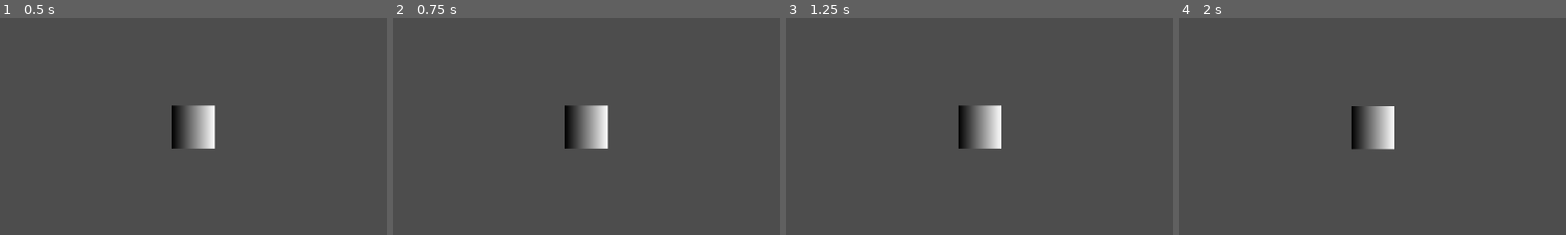
Above: before the commit, frames 1-4 (left to right).
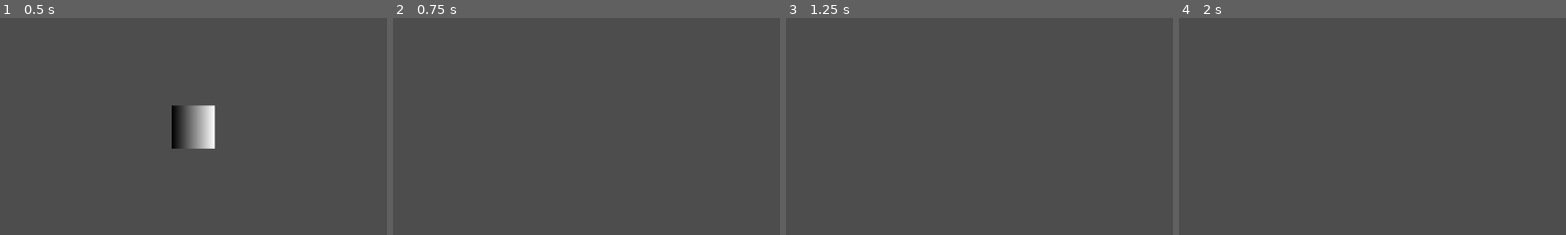
Above: after the commit, the same moments.

Repository: Alfenstein8/createjam
Game: Godot game, scene res://scenes/level.tscn
Two runs of this game, one before a commit and one after it. Both use one fixed random seed, a clock stepped at 60 frames per second and the inputs below. The project has no main scene, so this scene is started directly.
Inputs:
- Up to frame 1 (0.5 s): no input
- Up to frame 2 (0.75 s): tap Enter at 0.5 s; hold D (p1_right) from 0.53 s (still down)
- Up to frame 3 (1.25 s): keep holding D (p1_right)
- Up to frame 4 (2 s): tap Space at 1.25 s; release D (p1_right) at 1.28 s; hold S (p1_down) from 1.28 s (still down)
The pictures show only the part of the screen within x 20-70%, y 23-73%; the shares and areas given below are measured in that part.

Frame 1 is identical in both runs. In frame 2, 1.9% of the frame differs, in the area x 44-56%, y 40-61%; in frame 3, 1.8%; in frame 4, 1.8%.

Commit message:
Player movement working, collison turned off, hit signal implemented

Diff:
--- a/Scripts/player.gd
+++ b/Scripts/player.gd
@@ -1,13 +1,15 @@
 extends Node2D
 
 # Speed of the player, pixels moved
-@export var speed = 400
+@export var speed = 4000
 # Random atm, should be changed when variable is known
 var screen_size
+signal hit
 
 # Called when the node enters the scene tree for the first time.
 func _ready():
 	screen_size = get_viewport_rect().size
+
 
 
 
@@ -22,8 +24,26 @@
 		velocity.y += 1
 	if Input.is_action_pressed("p1_up"):
 		velocity.y -= 1
+
 	print(Input.is_action_pressed("p1_down"))
+	print(Input.is_action_pressed("p1_left"))
+	print(Input.is_action_pressed("p1_up"))
+	print(Input.is_action_pressed("p1_right"))
 
+	position += velocity * delta * speed
+	#position = position.clamp(Vector2.ZERO, screen_size)
 
-	position += velocity * delta
-	#position = position.clamp(Vector2.ZERO, screen_size)
+func _on_area_2d_body_entered(body):
+	pass # Replace with function body.
+
+func _on_body_entered(body):
+	hide() # Player disappears after being hit.
+	hit.emit()
+	# Must be deferred as we can't change physics properties on a physics callback.
+	$CollisionShape2D.set_deferred("disabled", true)
+
+	#Function to reset the players position after the game ends. Not sure if good for p2 as well?
+func start(pos):
+	position = pos
+	show()
+	$CollisionShape2D.disabled = false
--- a/scenes/player.tscn
+++ b/scenes/player.tscn
@@ -7,9 +7,18 @@
 [sub_resource type="GradientTexture2D" id="GradientTexture2D_tyfqc"]
 gradient = SubResource("Gradient_ggli0")
 
+[sub_resource type="CircleShape2D" id="CircleShape2D_p2klo"]
+
 [node name="Player" type="Node2D"]
 position = Vector2(518, 314)
 script = ExtResource("1_mrbx4")
 
 [node name="Sprite2D" type="Sprite2D" parent="."]
 texture = SubResource("GradientTexture2D_tyfqc")
+
+[node name="Area2D" type="Area2D" parent="."]
+
+[node name="CollisionShape2D" type="CollisionShape2D" parent="Area2D"]
+shape = SubResource("CircleShape2D_p2klo")
+
+[connection signal="body_entered" from="Area2D" to="." method="_on_area_2d_body_entered"]
Not shown: 1 places in scenes/player.tscn that only renumber resources
